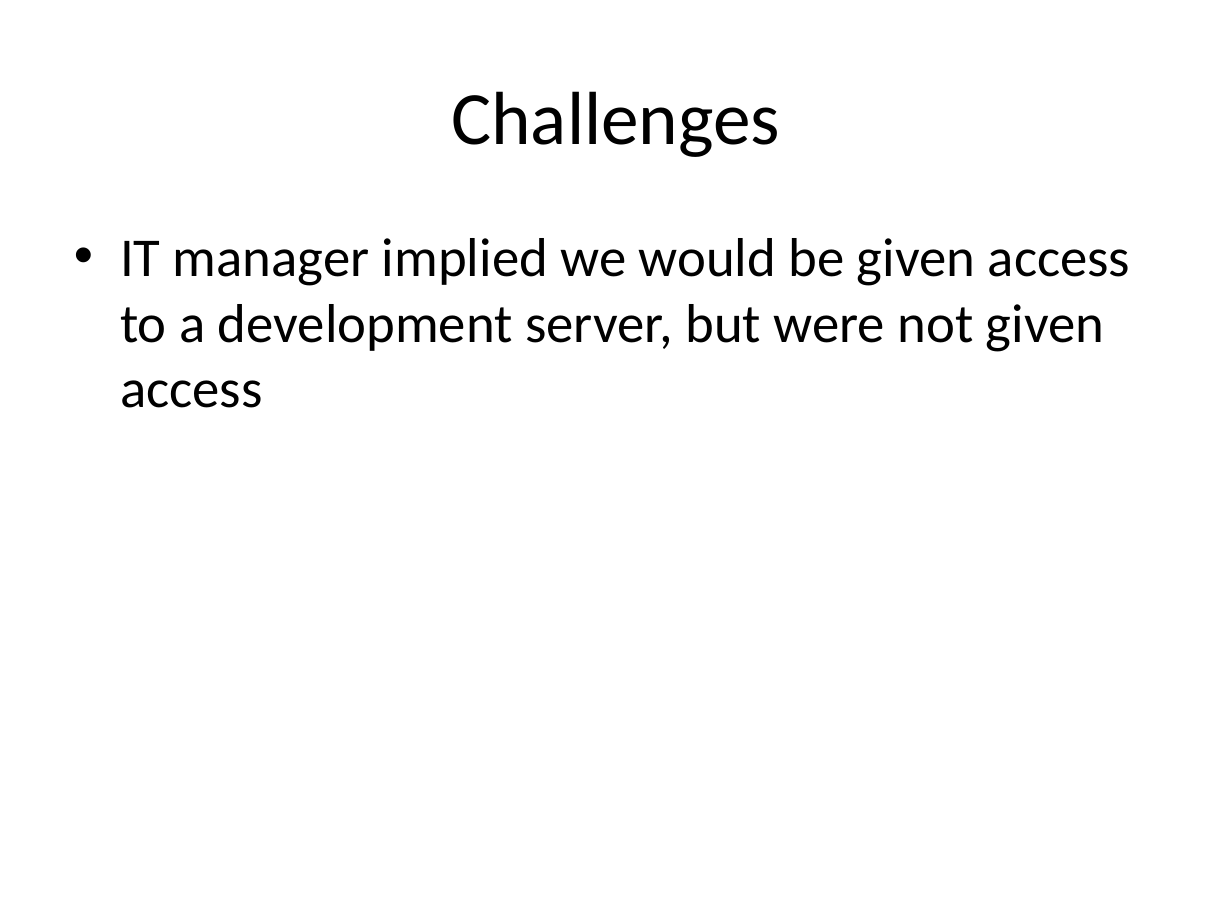
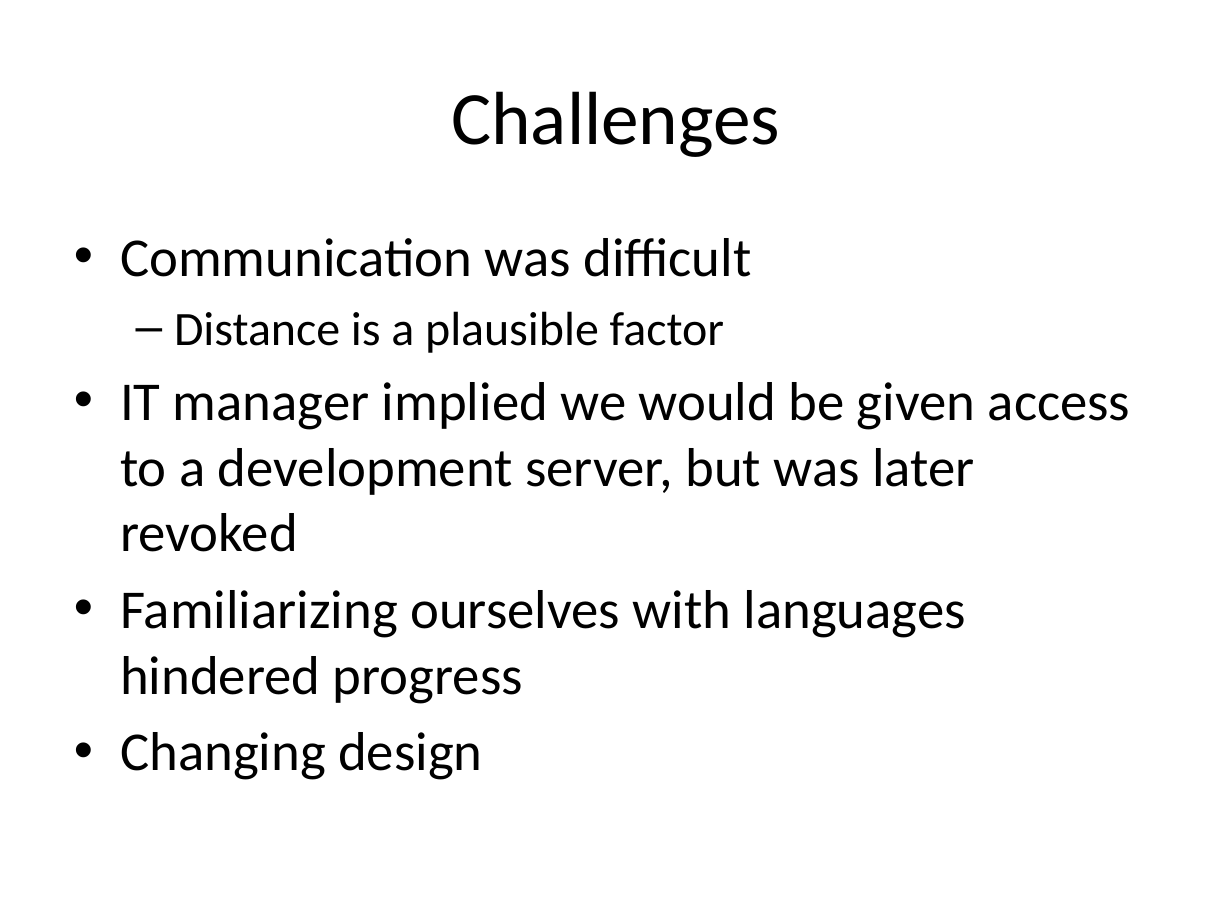
Before and after one commit to telepresencebot2/Transportation-For-Visually-Impaired, a slide deck: slide 10 of Presentation.pptx. Drawn at 1232x924 pixels with LibreOffice and Linux fonts; fonts in the diff are those of the drawing; background and template pictures are left out. Boxes give left, top, right and bottom in pixels: in the first picture for what was removed or moved away, otherwise in the second. Text is boxed around its words. In the diff, an @@ line names an element or a change of style, - is before the commit and + after.

Commit message:
Added Challenges and info about the calendar and form

```diff
--- a/Presentation.pptx
+++ b/Presentation.pptx
@@ text at box(120, 238, 1131, 780): text changed @@
-• IT manager implied we would be given access to a development server, but were not given access
+• Communication was difficult
+  – Distance is a plausible factor
+• IT manager implied we would be given access to a development server, but was later revoked
+• Familiarizing ourselves with languages hindered progress
+• Changing design
```
Also in this commit, not shown: 3 other slides changed, 2 slides added, 1 slide removed.
